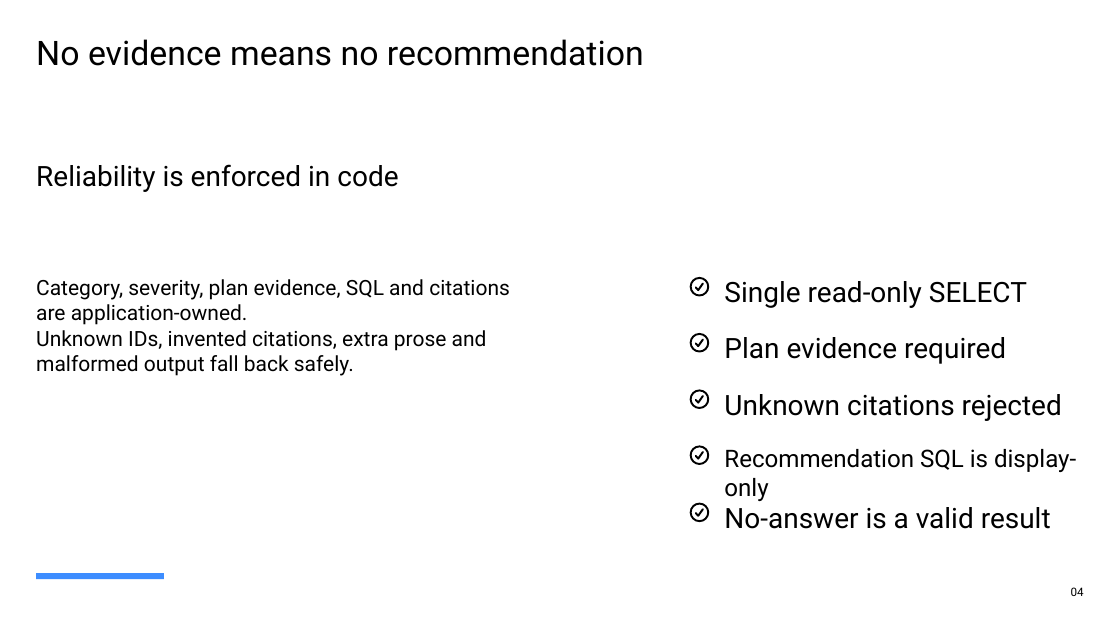
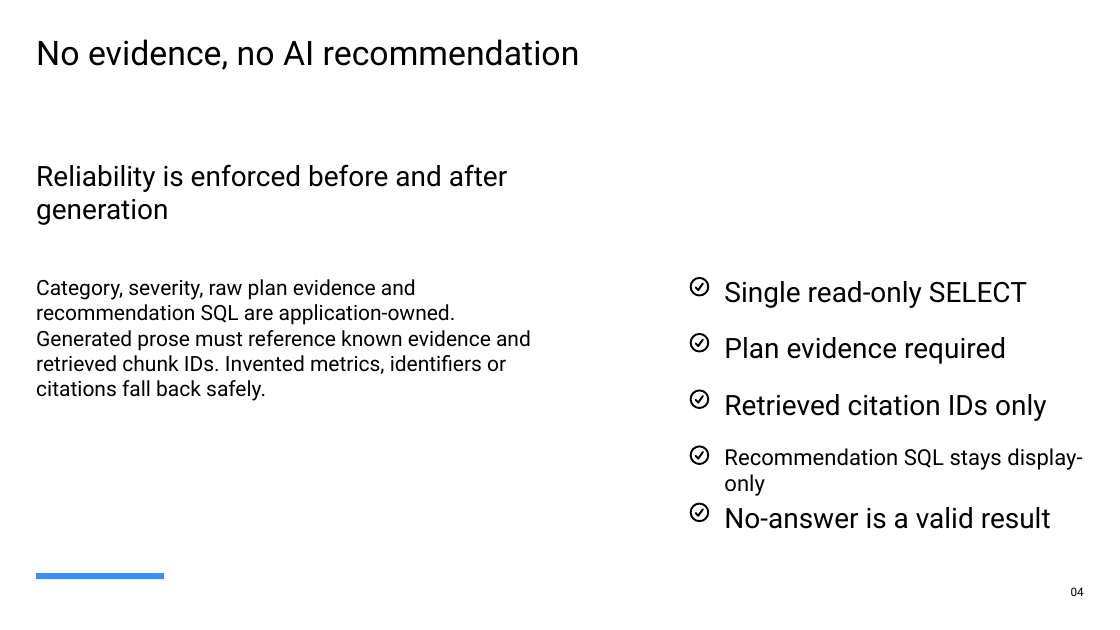
Before and after one commit to ErayKulkizaga/QueryPilot, a slide deck: slide 4 of artifacts/QueryPilot_Local_Teknik_Sunum.pptx. Drawn at 1120x630 pixels with LibreOffice and Linux fonts; fonts in the diff are those of the drawing. Boxes give left, top, right and bottom in pixels: in the first picture for what was removed or moved away, otherwise in the second. Text is boxed around its words. In the diff, an @@ line names an element or a change of style, - is before the commit and + after.

```diff
--- a/artifacts/QueryPilot_Local_Teknik_Sunum.pptx
+++ b/artifacts/QueryPilot_Local_Teknik_Sunum.pptx
@@ text at (36, 39, 580, 70): text changed @@
-No evidence means no recommendation
+No evidence, no AI recommendation
@@ text at (36, 164, 507, 225): text changed @@
-Reliability is enforced in code
+Reliability is enforced before and after generation
@@ text at (36, 279, 531, 401): text changed @@
-Category, severity, plan evidence, SQL and citations are application-owned.
-Unknown IDs, invented citations, extra prose and malformed output fall back safely.
+Category, severity, raw plan evidence and recommendation SQL are application-owned.
+Generated prose must reference known evidence and retrieved chunk IDs. Invented metrics, identifiers or citations fall back safely.
@@ text at (724, 394, 1046, 421): text changed @@
-Unknown citations rejected
+Retrieved citation IDs only
@@ text at (724, 448, 1082, 496): text changed; size 20.7 to 18.9 pt @@
-Recommendation SQL is display-only
+Recommendation SQL stays display-only
```
Also in this commit, not shown: 5 other slides changed, 12 other files.
